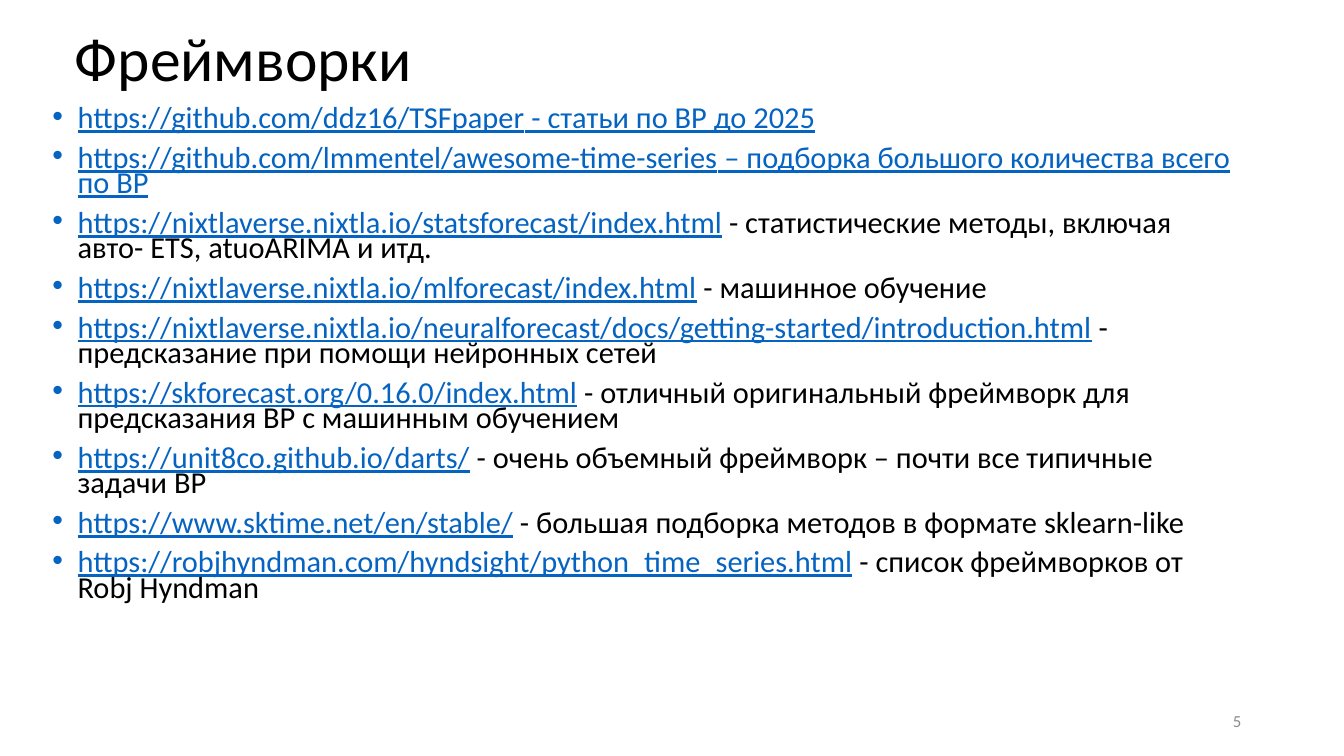
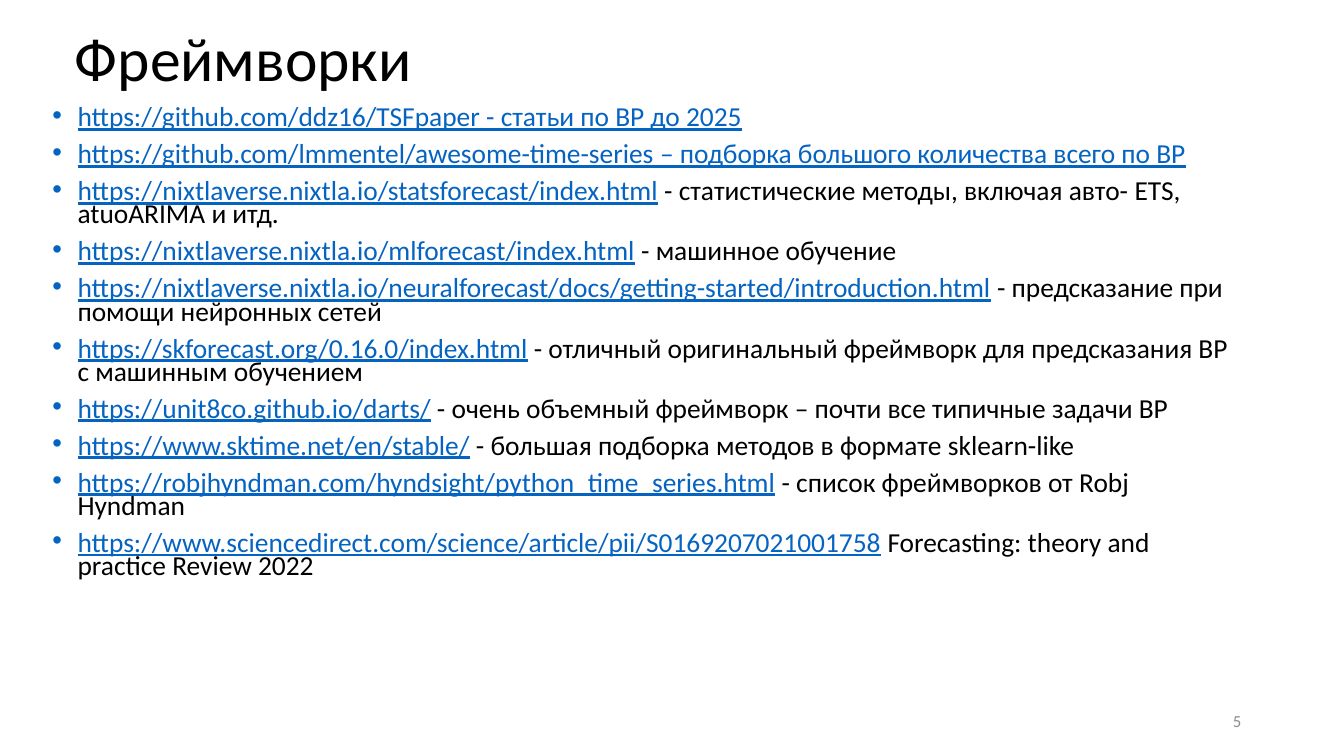
Before and after one commit to MVRonkin/TimeSeriesCourse, a slide deck: slide 5 of 2025/LEC/00 Литература.pptx. Drawn at 1344x756 pixels with LibreOffice and Linux fonts; fonts in the diff are those of the drawing. Boxes give left, top, right and bottom in pixels: in the first picture for what was removed or moved away, otherwise in the second. Text is boxed around its words. In the diff, an @@ line names an element or a change of style, - is before the commit and + after.

```diff
--- a/2025/LEC/00 Литература.pptx
+++ b/2025/LEC/00 Литература.pptx
@@ text at box(78, 107, 1227, 520): size 21.7 to 19.6 pt in "https://github.com/ddz16/TSFpaper - статьи по ВР до 2025", "https://github.com/lmmentel/awesome-time-series – подборка б ...", "https://nixtlaverse.nixtla.io/statsforecast/index.html - ста ...", "https://nixtlaverse.nixtla.io/mlforecast/index.html - машинн ..." and 5 more places @@
@@ text at box(78, 533, 1150, 580): paragraph added @@
+• https://www.sciencedirect.com/science/article/pii/S0169207021001758 Forecasting: theory and practice Review 2022
```
